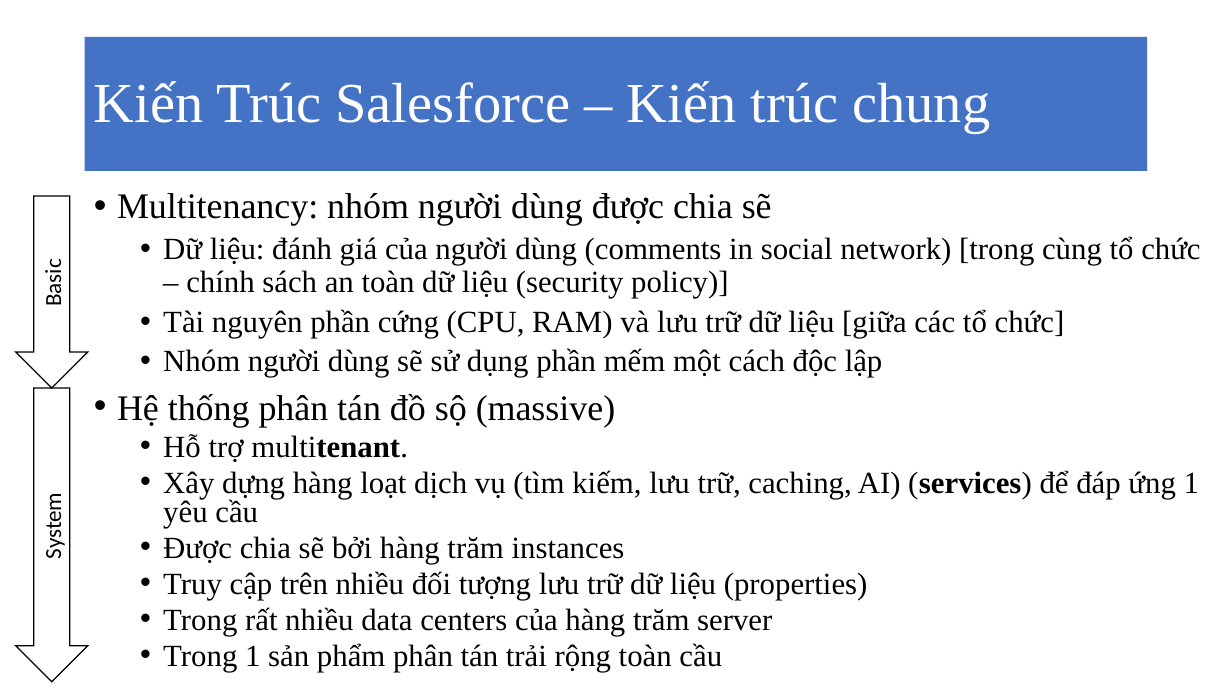
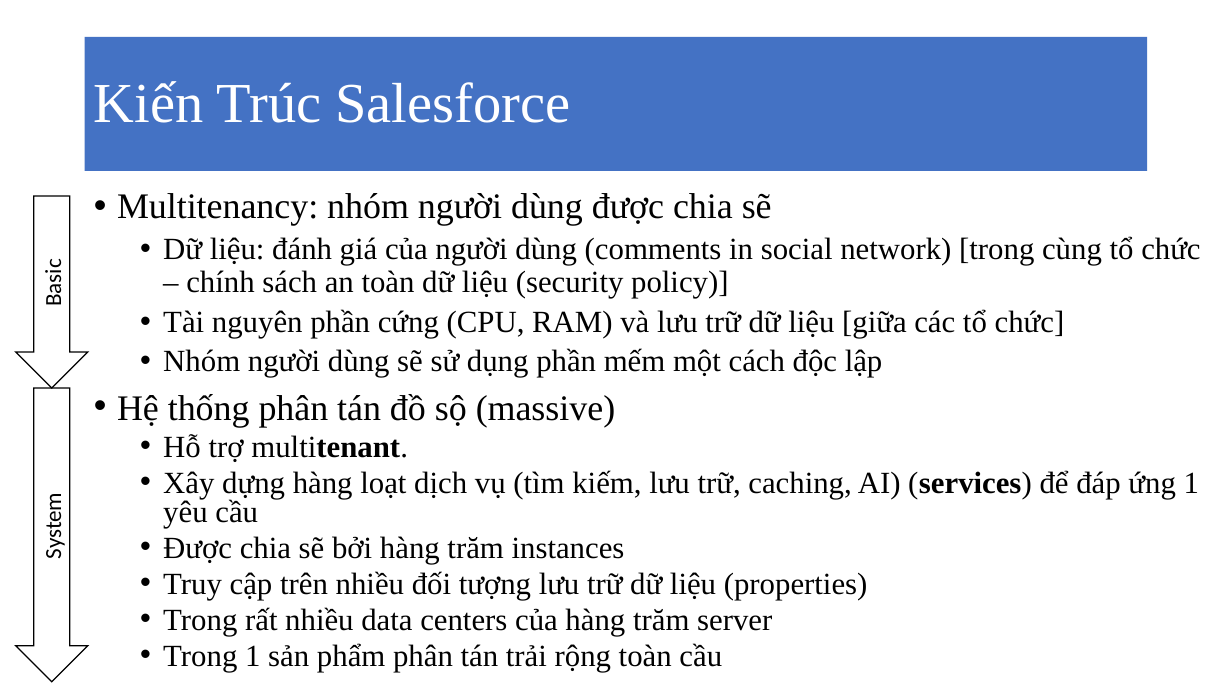
Before and after one commit to MaiBui/graduate-class, a slide deck: slide 12 of cloud_computing/Salesforce.pptx (slide 10 before the commit). Drawn at 1232x693 pixels with LibreOffice and Linux fonts; fonts in the diff are those of the drawing. Boxes give left, top, right and bottom in pixels: in the first picture for what was removed or moved away, otherwise in the second. Text is boxed around its words. In the diff, an @@ line names an element or a change of style, - is before the commit and + after.

```diff
--- a/cloud_computing/Salesforce.pptx
+++ b/cloud_computing/Salesforce.pptx
@@ title at [94, 81, 570, 123]: text changed @@
-Kiến Trúc Salesforce – Kiến trúc chung
+Kiến Trúc Salesforce
```
Also in this commit, not shown: 7 other slides changed, 3 slides added, 1 slide removed.
